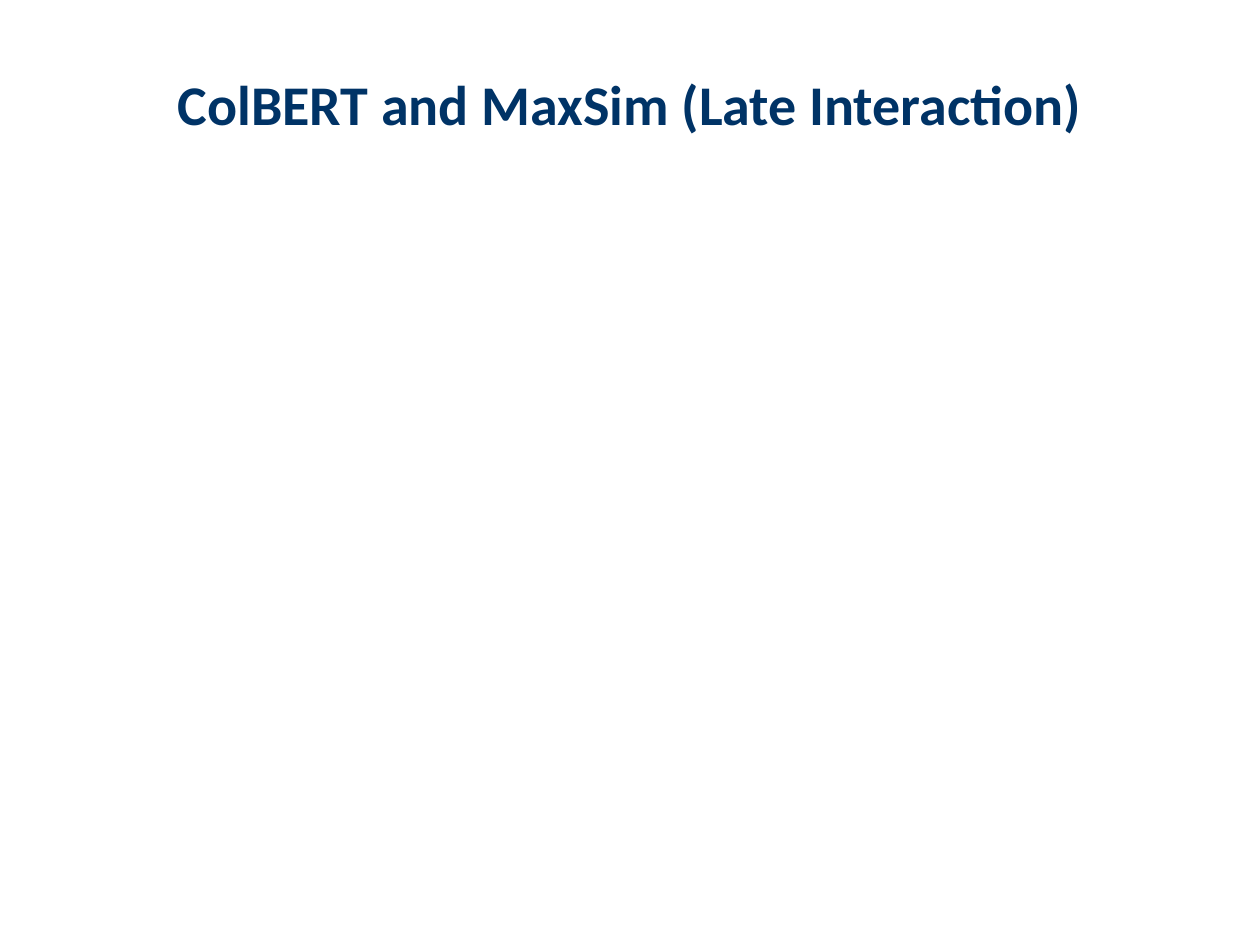
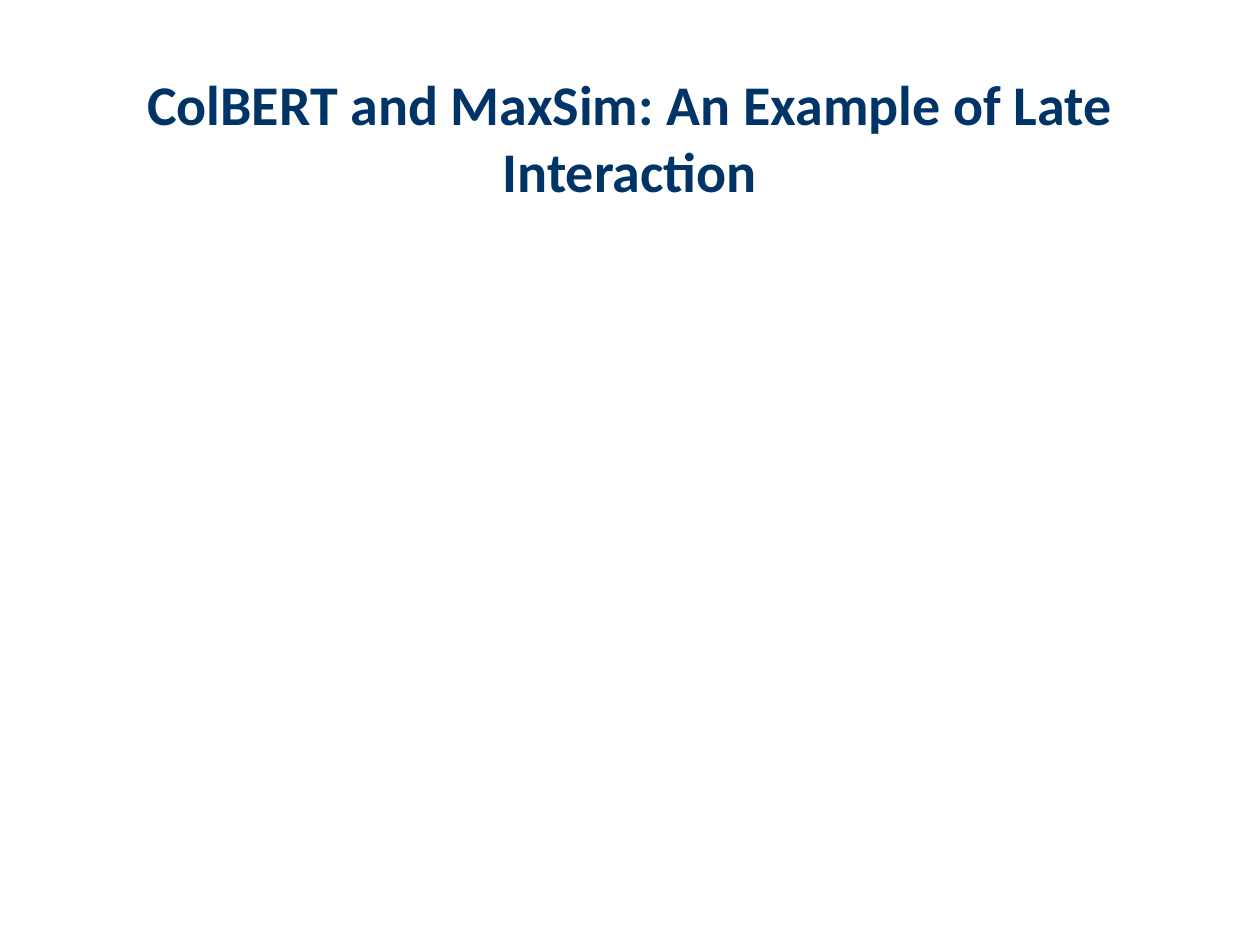
Before and after one commit to haadirakhangi/Edunexus, a slide deck: slide 29 of server-side/server/teacher/downloaded-presentations/Large Language Models/Colbert.pptx. Drawn at 1260x945 pixels with LibreOffice and Linux fonts; fonts in the diff are those of the drawing. Boxes give left, top, right and bottom in pixels: in the first picture for what was removed or moved away, otherwise in the second. Text is boxed around its words. In the diff, an @@ line names an element or a change of style, - is before the commit and + after.

```diff
--- a/server-side/server/teacher/downloaded-presentations/Large Language Models/Colbert.pptx
+++ b/server-side/server/teacher/downloaded-presentations/Large Language Models/Colbert.pptx
@@ text at (147,85,1112,193): text changed @@
-ColBERT and MaxSim (Late Interaction)
+ColBERT and MaxSim: An Example of Late Interaction
```
Also in this commit, not shown: 4 other slides changed, 2 slides removed, 1 other file.
